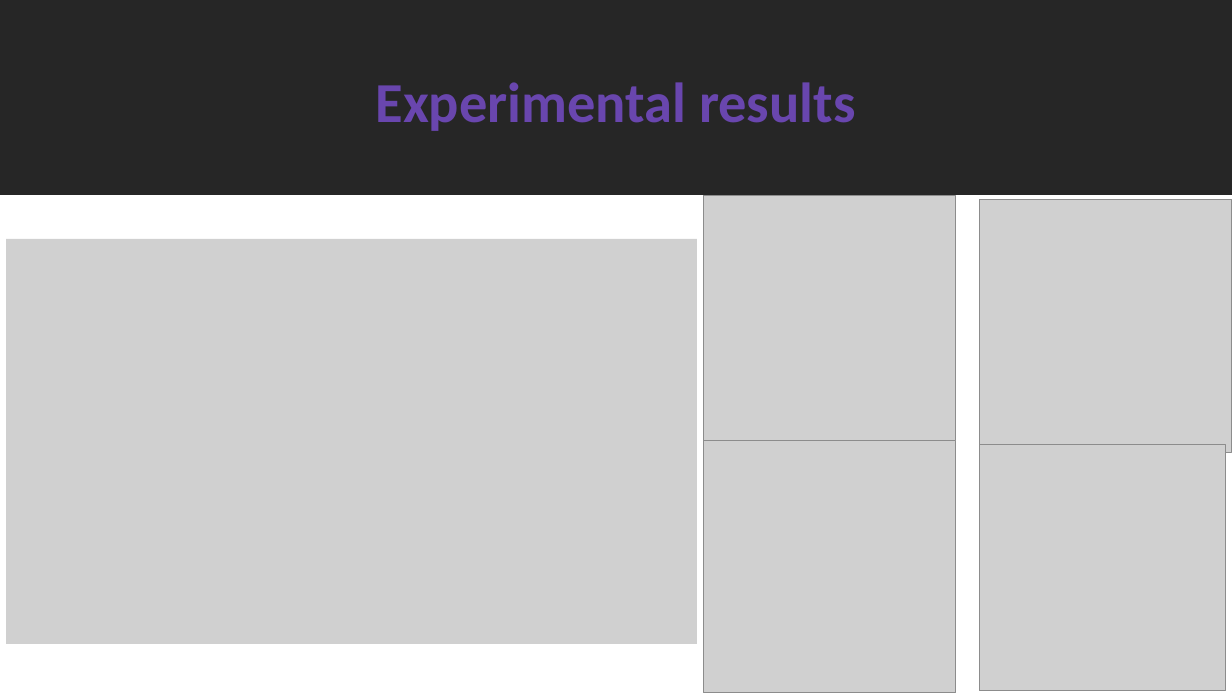
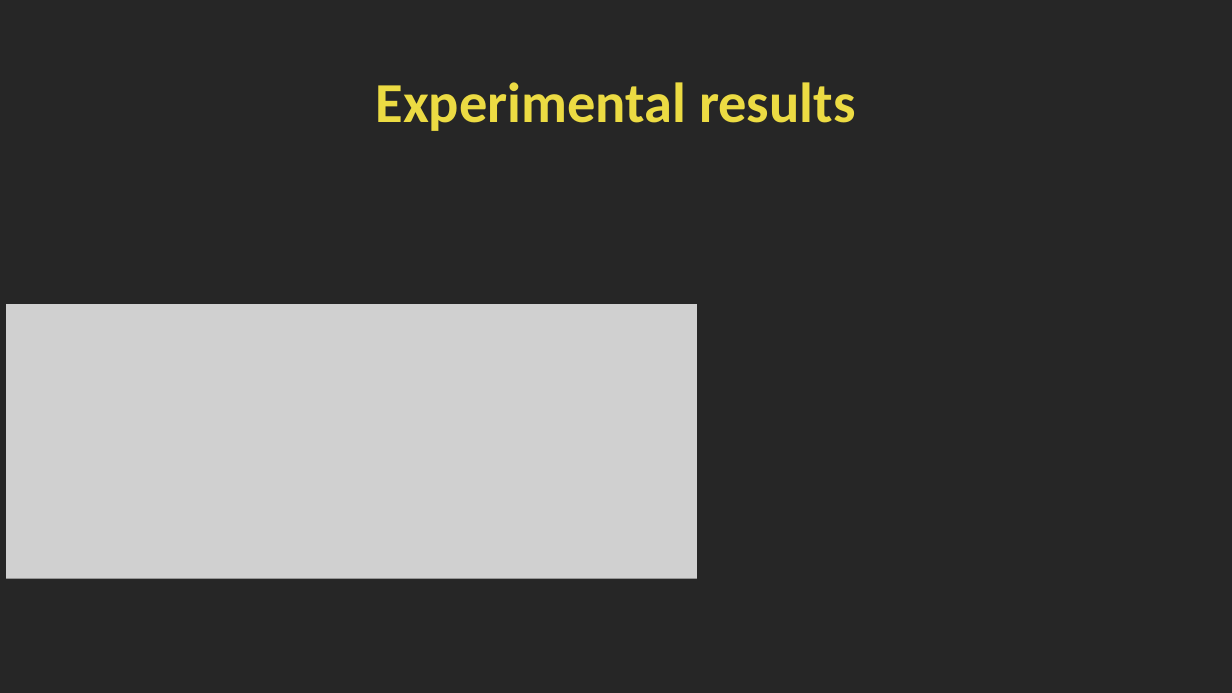
Before and after one commit to SimoDedo/ProjectArena, a slide deck: slide 17 of Presentation/An Online Framework for User-Based Analysis of Maps in First Person Shooters.pptx. Drawn at 1232x693 pixels with LibreOffice and Linux fonts; fonts in the diff are those of the drawing; grey boxes stand for pictures. Boxes give left, top, right and bottom in pixels: in the first picture for what was removed or moved away, otherwise in the second. Text is boxed around its words. In the diff, an @@ line names an element or a change of style, - is before the commit and + after.

```diff
--- a/Presentation/An Online Framework for User-Based Analysis of Maps in First Person Shooters.pptx
+++ b/Presentation/An Online Framework for User-Based Analysis of Maps in First Person Shooters.pptx
@@ title "Experimental results" at box(376, 82, 855, 131): text colour #6946AE to #ECDB43 @@
@@ rectangle removed at box(0, 195, 1232, 693) @@
@@ picture removed at box(703, 195, 957, 448) @@
@@ picture removed at box(980, 200, 1232, 453) @@
@@ picture: place and size @@
-picture at box(6, 239, 698, 644)
+picture at box(6, 304, 698, 579)
@@ picture removed at box(703, 440, 957, 693) @@
@@ picture removed at box(980, 445, 1226, 691) @@
```
Also in this commit, not shown: 15 other slides changed, 3 slides added, 3 slides removed, 6 other files.
